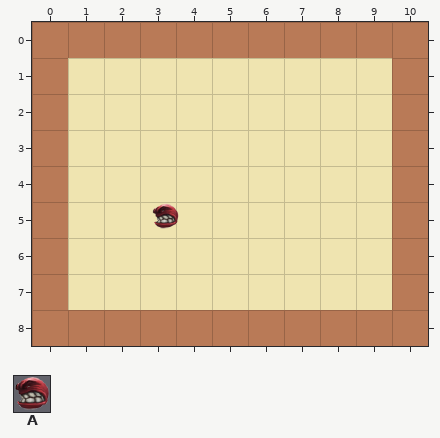
Level history. Tiled map: Adventure/res/rooms/empty.room.tmx. The picture above is the old version.
Cells are 64x64 px. Shown: x 0..10, y 0..8.
Key: from "maniac": A 0.
_ is an empty cell.
Objects are placed by their top-left corner, in cells (3,4 is the top-left corner of cell 3,4); size is 1x1 cell unless given.
Layers that did not change in this view are not listed.
Objects on layer "entities" before:
A at 3.3,5 size 0.8x0.8
The result:
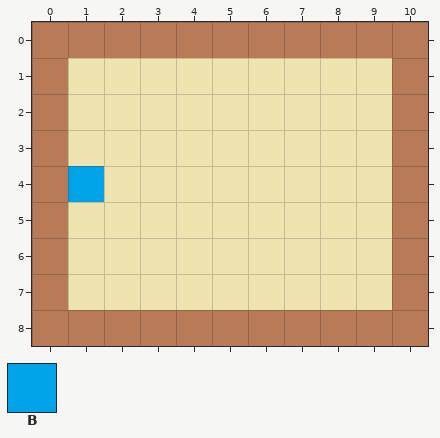
Further tiles: from "tiled": B 6.
Tiles of an added or newly shown layer are drawn over the layers below it.
Change:
Changed rows in their new state; . is an unchanged cell.
Layer "entities" (removed):
removed: A at 3.3,5 size 0.8x0.8
Layer "enemies" (added):
first column x 1:
4 B
Changed places in both pictures, as pixel boxes (x1, y1, x2, y2):
added: (68, 166, 104, 202)
removed: (152, 204, 179, 229)
